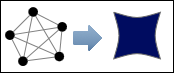
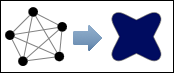
The second 174 × 73 image is a revision of the first. Changes to its layers:
renamed "Collapsed" to "Layer 1", painted on it over box(111, 11, 162, 62)
